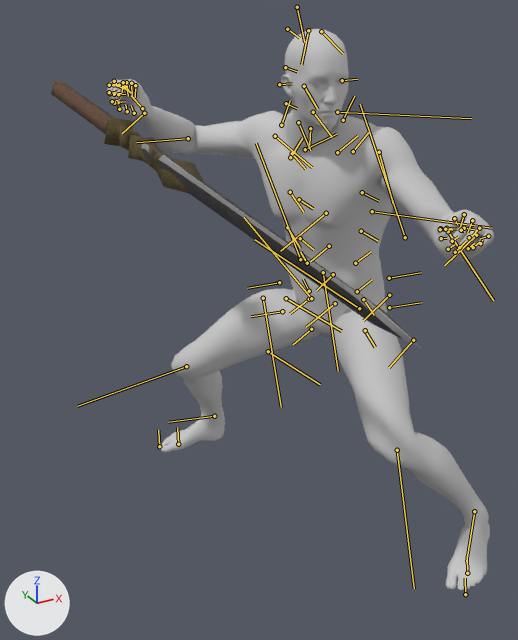
Two versions of the FBX model Character/Animation/Fbx/Idle/Anim_Weapon_2_R_TurnR90.FBX, one commit apart.
One viewpoint serves both versions: a camera (50 mm lens) standing at (-1.182, -1.721, 1.545) and looking at (-0.308, -0.131, 0.75). The lights are fixed; the arrows at lower left show +X, +Y and +Z. Both versions are drawn at frame 57 of the action 'Take 001'; the numbers are the values there. The bones that bend it are drawn over the model as lines.

In view in the first picture: 'Male_Body', 'Male_Eyeball', 'Male_Eyelash', 'Male_Foot', 'Male_Hand', 'Male_Head', 'Male_Leg', 'Mesh_Wepaon_7_0_R'.
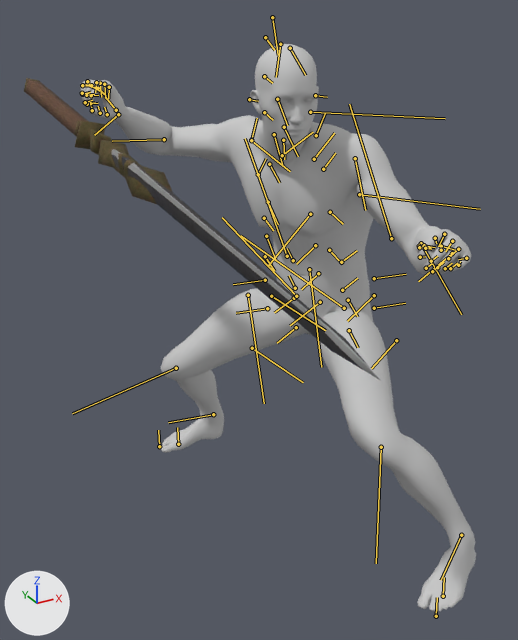
ob_point_take_r is not drawn itself; it is the parent of ob_mesh_wepaon_7_0_r.

Boxes [x1, y1, x2, y2] around the edits, measured in the pictures (518 x 640 px):
'Male_Body', posed: before [145, 107, 483, 292]; after [121, 108, 447, 292]
'Male_Leg', posed (8% taller): before [171, 276, 478, 514]; after [161, 276, 465, 533]
'Mesh_Wepaon_7_0_R', posed (13% taller): before [51, 81, 422, 349]; after [24, 78, 380, 380]
'Male_Head', posed: before [276, 29, 349, 216]; after [250, 44, 322, 225]
'Male_Hand', posed (11% taller): before [108, 79, 494, 253]; after [81, 79, 471, 273]
'Male_Foot', posed (13% taller): before [161, 411, 490, 590]; after [161, 408, 476, 611]
'Male_Eyeball', posed: before [314, 80, 345, 84]; after [280, 99, 312, 103]
'Male_Eyelash', posed: before [312, 79, 348, 85]; after [276, 98, 315, 105]
bone 'Bip001 Spine1', root to tip: before (329, 246) to (310, 261); after (315, 245) to (296, 264)
bone 'Bip001 Spine2', root to tip: before (326, 213) to (280, 251); after (310, 214) to (268, 266)
bone 'Bip001 Neck', root to tip: before (310, 128) to (309, 145); after (283, 140) to (284, 159)
bone 'Bip001 Head', root to tip: before (313, 112) to (332, 137); after (284, 127) to (298, 156)
bone 'Bip001 L UpperArm', root to tip: before (379, 152) to (393, 203); after (355, 158) to (365, 210)
bone 'Bip001 L Forearm', root to tip: before (448, 231) to (493, 300); after (421, 243) to (461, 314)
bone 'Bip001 R Clavicle', root to tip: before (305, 149) to (336, 134); after (282, 155) to (313, 132)
bone 'Bip001 R UpperArm', root to tip: before (275, 136) to (312, 167); after (251, 140) to (290, 171)
bone 'Bip001 R Thigh', root to tip: before (311, 298) to (244, 217); after (296, 296) to (222, 217)
bone 'Bip001 R Calf', root to tip: before (186, 366) to (77, 406); after (176, 368) to (72, 413)
bone 'Bip001 R Foot', root to tip: before (214, 416) to (168, 422); after (213, 414) to (168, 422)
bone 'Bip001 L Thigh', root to tip: before (359, 308) to (254, 239); after (344, 308) to (240, 235)
bone 'Bip001 L Calf', root to tip: before (397, 450) to (414, 588); after (381, 447) to (376, 563)
bone 'Bip001 L Foot', root to tip: before (474, 511) to (466, 561); after (461, 535) to (441, 580)

What the commit changed:
Object 'Bip001' (bone_rig_object) moves from (-0.223, 4.34, 67.973) to (-3.652, 1.011, 68.059).
Object 'Bip001' (bone_rig_object) turns from (3, 7, -71) to (1, 7, -71) degrees about its own x, y and z.
Bone 'Bip001 Spine1' (bone_bip001_spine1) turns from (0, -1, 7) to (0, 0, 13) degrees about its own x, y and z.
Bone 'Bip001 Spine2' (bone_bip001_spine2) turns from (-1, 0, 7) to (-1, 1, 13) degrees about its own x, y and z.
Bone 'Bip001 Neck' (bone_bip001_neck) turns from (24, -28, -6) to (23, -32, -2) degrees about its own x, y and z.
Bone 'Bip001 Head' (bone_bip001_head) turns from (19, 1, -20) to (10, -4, -31) degrees about its own x, y and z.
Bone 'Bip001 L UpperArm' (bone_bip001_l_upperarm) turns from (-42, 5, -21) to (-54, 5, -27) degrees about its own x, y and z.
Bone 'Bip001 L Forearm' (bone_bip001_l_forearm) turns from (0, 0, -42) to (0, 0, -40) degrees about its own x, y and z.
Bone 'Bip001 R Clavicle' (bone_bip001_r_clavicle) turns from (0, 17, 1) to (0, 16, 2) degrees about its own x, y and z.
Bone 'Bip001 R UpperArm' (bone_bip001_r_upperarm) turns from (20, 17, -27) to (30, 22, -29) degrees about its own x, y and z.
Bone 'Bip001 R Thigh' (bone_bip001_r_thigh) turns from (0, -35, 57) to (4, -33, 53) degrees about its own x, y and z.
Bone 'Bip001 R Calf' (bone_bip001_r_calf) turns from (0, 0, -72) to (0, 0, -75) degrees about its own x, y and z.
Bone 'Bip001 R Foot' (bone_bip001_r_foot) turns from (-18, 24, 4) to (-22, 25, 10) degrees about its own x, y and z.
Bone 'Bip001 L Thigh' (bone_bip001_l_thigh) turns from (16, 26, 60) to (17, 28, 63) degrees about its own x, y and z.
Bone 'Bip001 L Calf' (bone_bip001_l_calf) turns from (0, 0, -73) to (0, 0, -60) degrees about its own x, y and z.
Bone 'Bip001 L Foot' (bone_bip001_l_foot) turns from (35, -25, -9) to (42, -25, -16) degrees about its own x, y and z.
